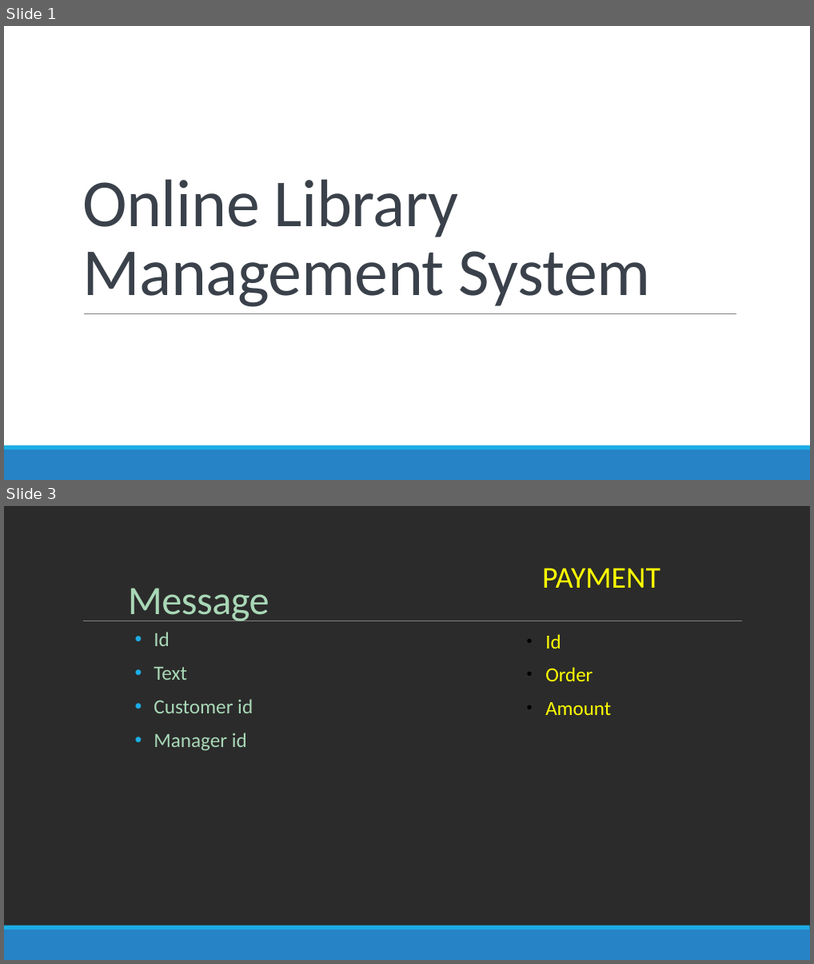
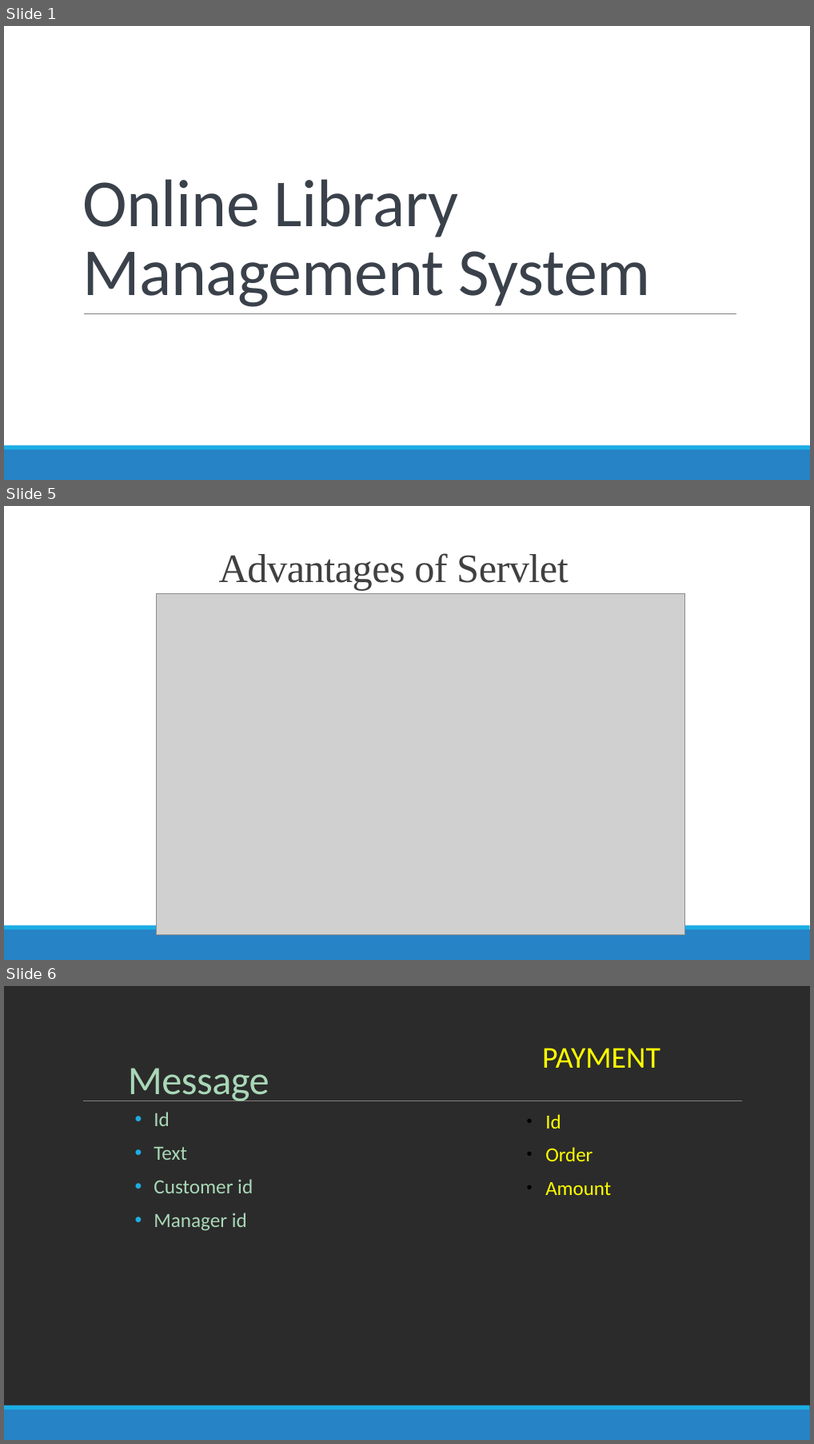
Before and after one commit to javohir101dev/online-library-management, a slide deck: documents/Online Library Management System.pptx. Shown one above the other, each under a label of ours: slides 1 and 3 before the commit, slides 1, 5 and 6 after it; the slides between them are not shown. The pictures are 814x964 and 814x1444 pixels, drawn with LibreOffice and Linux fonts; fonts in the diff are those of the drawing; grey boxes stand for pictures; background and template pictures are left out; a plain dark background stands for a picture behind light text. Boxes give left, top, right and bottom in pixels: in the first picture for what was removed or moved away, otherwise in the second. Text is boxed around its words. In the diff, an @@ line names an element or a change of style, - is before the commit and + after.

```diff
--- a/documents/Online Library Management System.pptx
+++ b/documents/Online Library Management System.pptx
@@ slide 5 added at <box>4,506,810,960</box>, background #FFFFFF; not listed: 2 template elements that a slide beside it also shows @@
@@ title added at <box>219,553,568,591</box>, 48 pt, text #404040 @@
+Advantages of Servlet
@@ picture added at <box>157,594,685,934</box> @@
@@ what was slide 3 is now slide 6 @@
```
Also in this commit, not shown: 7 slides changed, 5 other slides added, 5 other files.
